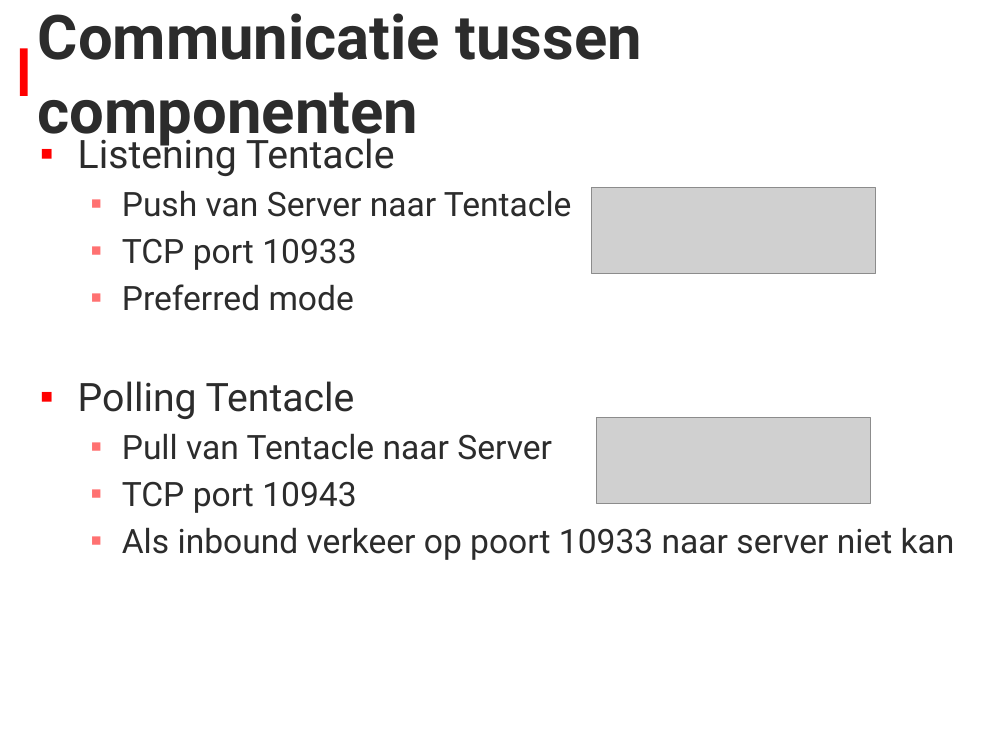
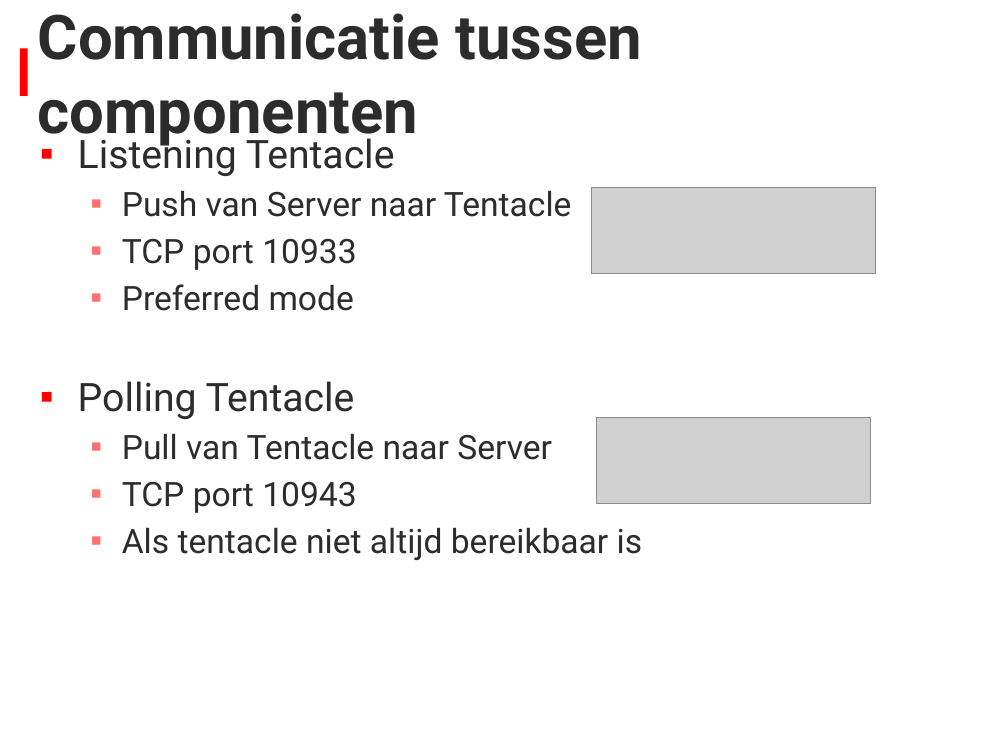
Before and after one commit to stevenlauwers22/OctopusDeploy.Bootcamp, a slide deck: slide 6 of Presentatie.pptx. Drawn at 1008x756 pixels with LibreOffice and Linux fonts; fonts in the diff are those of the drawing; grey boxes stand for pictures; background and template pictures are left out. Boxes give left, top, right and bottom in pixels: in the first picture for what was removed or moved away, otherwise in the second. Text is boxed around its words. In the diff, an @@ line names an element or a change of style, - is before the commit and + after.

```diff
--- a/Presentatie.pptx
+++ b/Presentatie.pptx
@@ text at [122,527,643,560]: text changed @@
-  ▪ Als inbound verkeer op poort 10933 naar server niet kan
+  ▪ Als tentacle niet altijd bereikbaar is
```
Also in this commit, not shown: 1 other slide changed, 1 other file.
